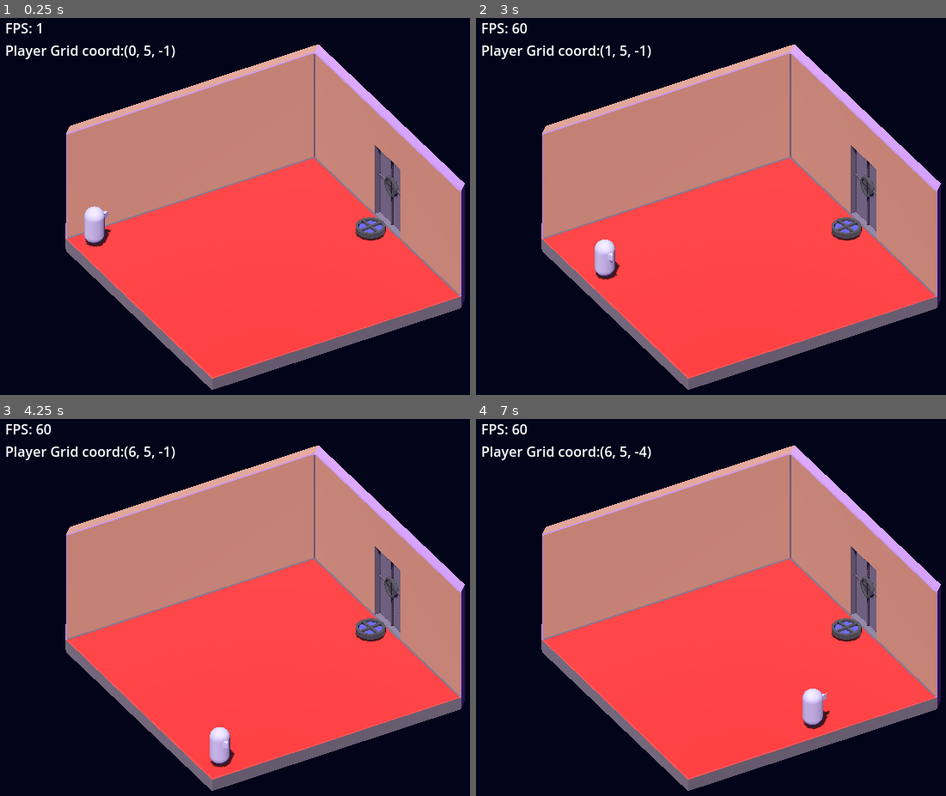
Above: before the commit, frames 1-4 (two rows, left to right).
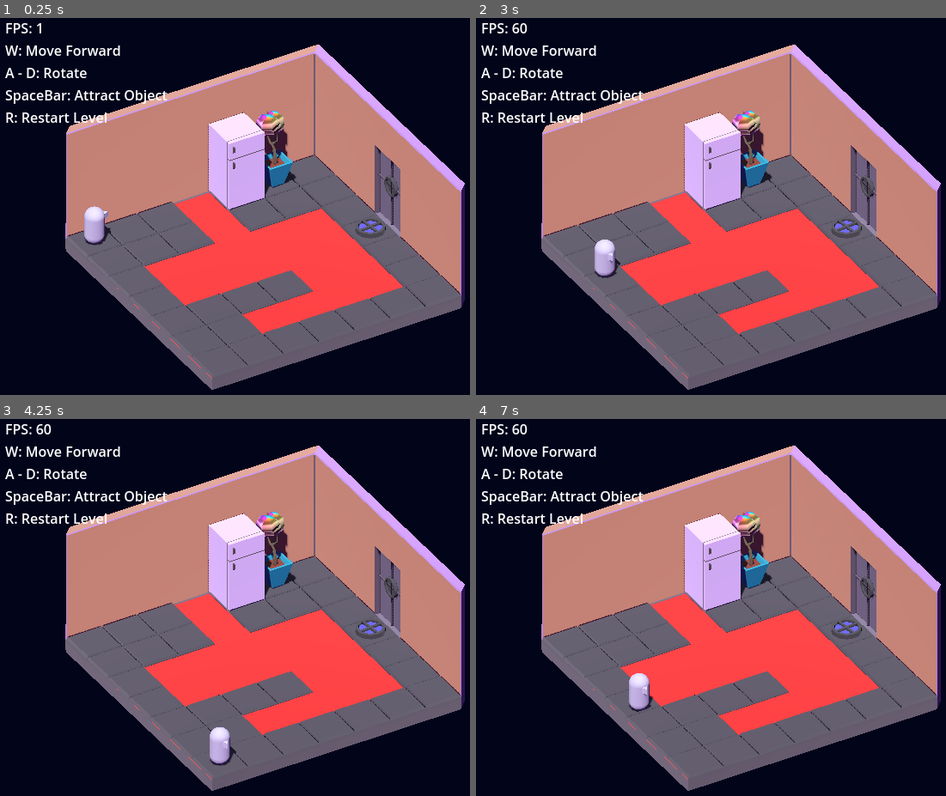
Above: after the commit, the same moments.

Repository: hakro/kosmopod-ld54
Game: Godot game, scene res://levels/level_1.tscn
The game is run twice, just before and just after one commit, with the same random seed, the same clock (stepped at 60 frames per second) and the same inputs. Before the commit the project starts from res://levels/base_level.tscn.
Inputs:
- Up to frame 1 (0.25 s): no input
- Up to frame 2 (3 s): tap Enter at 0.5, 2.75 s; hold Right (turn_right) 0.53-1.28 s; tap Space (pull_object) at 0.6, 2, 2.1 s; hold A (turn_left) 1.28-2.03 s; tap S (turn_around) at 1.35, 2.85 s; hold Right (turn_right) 2.03-2.78 s; hold W (move_forward) from 2.78 s (still down)
- Up to frame 3 (4.25 s): release W (move_forward) at 3.53 s; hold A (turn_left) from 3.53 s (still down); tap Space (pull_object) at 3.6 s; tap Escape (ui_cancel) at 4.15 s
- Up to frame 4 (7 s): tap Space (pull_object) at 4.25, 5.1, 6.5, 6.6 s; tap S (turn_around) at 4.35, 5.85 s; tap R (reload_scene, bound only after the commit) at 4.9 s; tap Enter at 5.75 s; release A (turn_left) at 5.78 s; hold Right (turn_right) 5.78-6.53 s; hold W (move_forward) from 6.53 s (still down)

The runs differ from the first frame. In frame 1, 21% of the frame differs, in the area x 1-99%, y 7-96%; in frame 2, 21%; in frame 3, 21%; in frame 4, 22%.

Commit message:
R to reload scene

Diff:
--- a/levels/base_level.gd
+++ b/levels/base_level.gd
@@ -1,21 +1,20 @@
 extends Node3D
 
-@onready var debug_label : Label = $DebugLabel
+@onready var debug_label : Label = $Label
+@export var next_scene : PackedScene
 
 func _ready():
 	GM.gridmap = $GridMap
 
 # Called every frame. 'delta' is the elapsed time since the previous frame.
 func _process(_delta):
-	debug_label.text = "FPS: " + str(Engine.get_frames_per_second())
-	debug_label.text += "\nPlayer Grid coord:" + str($GridMap.local_to_map(($Player.position)))
-	#debug_label.text += "\nPlayer Rot:" + str($Player.rotation.y)
-	#debug_label.text += "\nForward:" + str(Vector3.FORWARD)
-	#debug_label.text += "\nRotated:" + str(Vector3.FORWARD.rotated(Vector3.UP, PI))
+	debug_label.text = ""
+	debug_label.text += "FPS: " + str(Engine.get_frames_per_second())
+	debug_label.text += "\nW: Move Forward"
+	debug_label.text += "\nA - D: Rotate"
+	debug_label.text += "\nSpaceBar: Attract Object"
+	debug_label.text += "\nR: Restart Level"
 
-#func _input(event):
-	#if event.is_action_pressed("ui_cancel"):
-		#var block_in_grid = $GridMap.local_to_map($Object1.position)
-		##print(block_in_grid)
-		#block_in_grid.z -= 1
-		#$Object1.position = $GridMap.map_to_local(block_in_grid)
+func _input(event):
+	if event.is_action_pressed("reload_scene"):
+		get_tree().reload_current_scene()
--- a/levels/base_level.tscn
+++ b/levels/base_level.tscn
@@ -1,10 +1,9 @@
-[gd_scene load_steps=11 format=3 uid="uid://bbsqj8ct5vuuk"]
+[gd_scene load_steps=10 format=3 uid="uid://bbsqj8ct5vuuk"]
 
 [ext_resource type="Script" path="res://levels/base_level.gd" id="1_fg8n8"]
 [ext_resource type="PackedScene" uid="uid://c2pu2dp0hayxv" path="res://player.tscn" id="3_au5ft"]
 [ext_resource type="MeshLibrary" uid="uid://plpor7trddqw" path="res://mesh_lib.tres" id="3_uftpn"]
 [ext_resource type="PackedScene" uid="uid://d1sfpa7anuag8" path="res://win_area.tscn" id="4_llxl5"]
-[ext_resource type="PackedScene" uid="uid://dkgsw3vy5it4k" path="res://blocker.tscn" id="6_u2ygl"]
 [ext_resource type="ArrayMesh" uid="uid://cscvseu22df84" path="res://assets/room.res" id="7_no4ic"]
 
 [sub_resource type="ProceduralSkyMaterial" id="ProceduralSkyMaterial_i7ac0"]
@@ -34,7 +33,7 @@
 [node name="WinArea" parent="." instance=ExtResource("4_llxl5")]
 transform = Transform3D(0.5, 0, 0, 0, 0.5, 0, 0, 0, 0.5, 3.5, 0.119385, -6.5)
 
-[node name="DebugLabel" type="Label" parent="."]
+[node name="Label" type="Label" parent="."]
 offset_left = 10.0
 offset_top = 9.0
 offset_right = 50.0
@@ -92,6 +91,3 @@
 [node name="CollisionShape3D3" type="CollisionShape3D" parent="Blockers/StaticBody3D"]
 transform = Transform3D(-4.37114e-08, 0, -1, 0, 1, 0, 1, 0, -4.37114e-08, 7.5, 0.95, -3.5)
 shape = SubResource("BoxShape3D_6erw3")
-
-[node name="Blocker" parent="Blockers" instance=ExtResource("6_u2ygl")]
-transform = Transform3D(1, 0, 0, 0, 1, 0, 0, 0, 1, 0.5, 0.5, 2.5)
--- a/levels/level_1.tscn
+++ b/levels/level_1.tscn
@@ -1,10 +1,12 @@
-[gd_scene load_steps=4 format=3 uid="uid://iyhfo8w3043t"]
+[gd_scene load_steps=5 format=3 uid="uid://iyhfo8w3043t"]
 
 [ext_resource type="PackedScene" uid="uid://bbsqj8ct5vuuk" path="res://levels/base_level.tscn" id="1_4406b"]
 [ext_resource type="PackedScene" uid="uid://dkgsw3vy5it4k" path="res://blocker.tscn" id="2_0b2x3"]
+[ext_resource type="PackedScene" uid="uid://bwwmdbj1gaph3" path="res://levels/level_2.tscn" id="2_k3voe"]
 [ext_resource type="PackedScene" uid="uid://c0vjbg6ypd1ne" path="res://object.tscn" id="3_2dawf"]
 
 [node name="Level1" instance=ExtResource("1_4406b")]
+next_scene = ExtResource("2_k3voe")
 
 [node name="GridMap" parent="." index="4"]
 data = {
--- a/project.godot
+++ b/project.godot
@@ -11,7 +11,7 @@
 [application]
 
 config/name="KosmoPod"
-run/main_scene="res://levels/base_level.tscn"
+run/main_scene="res://levels/level_1.tscn"
 config/features=PackedStringArray("4.2", "GL Compatibility")
 config/icon="res://icon.svg"
 
@@ -56,6 +56,11 @@
 , Object(InputEventKey,"resource_local_to_scene":false,"resource_name":"","device":-1,"window_id":0,"alt_pressed":false,"shift_pressed":false,"ctrl_pressed":false,"meta_pressed":false,"pressed":false,"keycode":0,"physical_keycode":68,"key_label":0,"unicode":100,"echo":false,"script":null)
 ]
 }
+reload_scene={
+"deadzone": 0.5,
+"events": [Object(InputEventKey,"resource_local_to_scene":false,"resource_name":"","device":-1,"window_id":0,"alt_pressed":false,"shift_pressed":false,"ctrl_pressed":false,"meta_pressed":false,"pressed":false,"keycode":0,"physical_keycode":82,"key_label":0,"unicode":114,"echo":false,"script":null)
+]
+}
 
 [layer_names]
 
